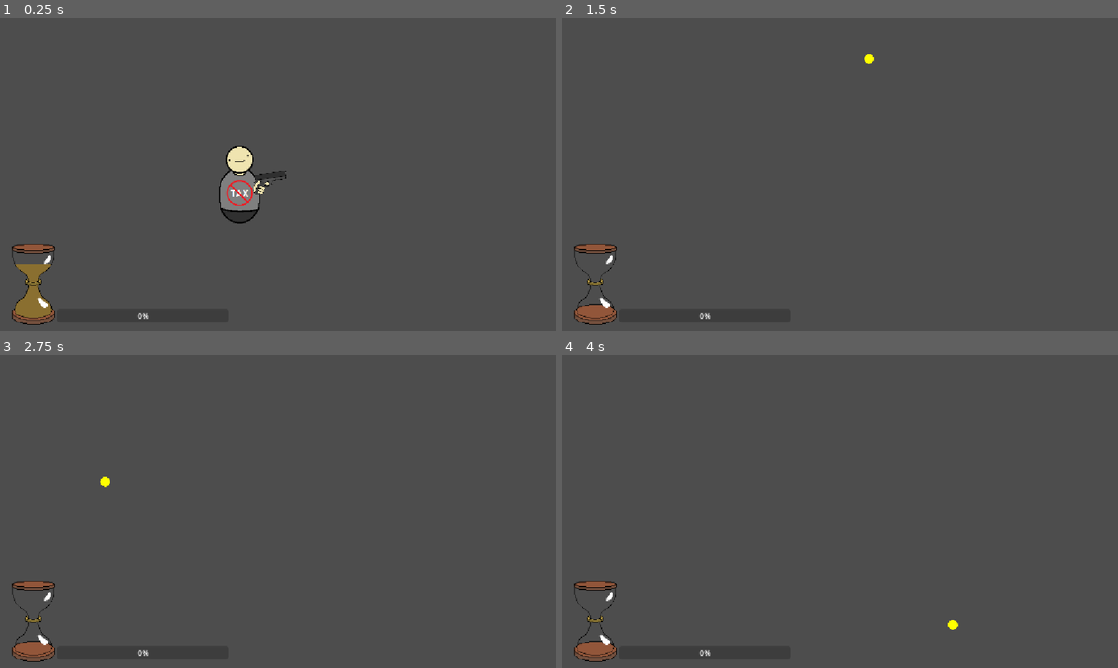
Above: before the commit, frames 1-4 (two rows, left to right).
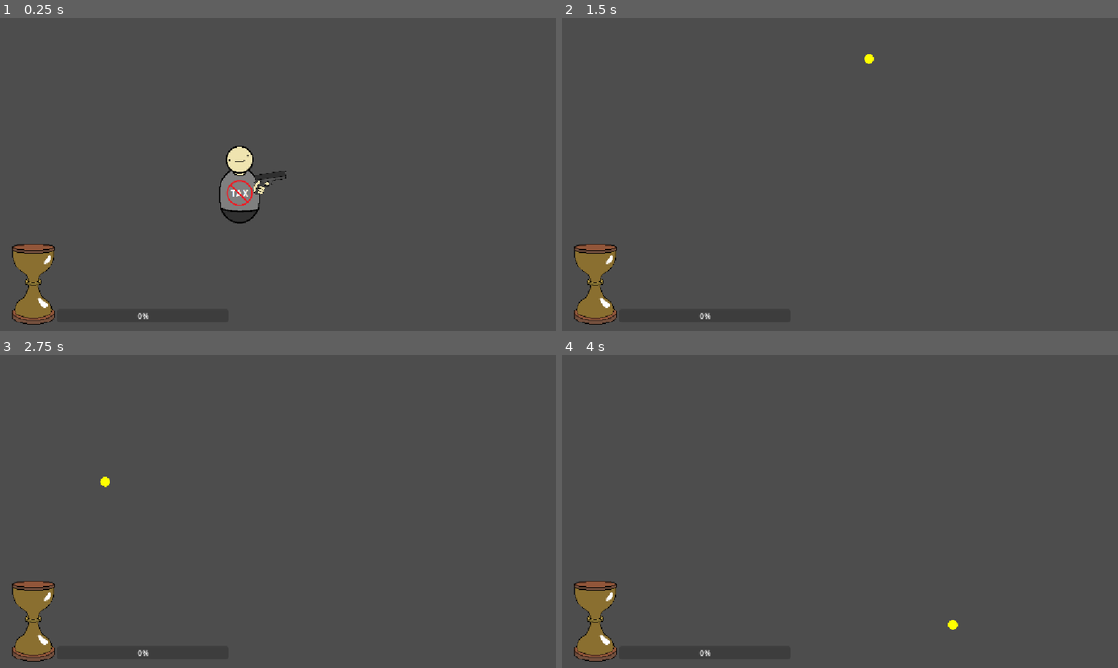
Above: after the commit, the same moments.

Repository: chiefpat450119/GMTK-2026
Game: Godot game, scene res://scenes/test/test_hp_time_bar.tscn
Same seed, same stepped clock (60 frames per second), same inputs: the game is played once before the commit and once after it. This scene is started directly instead of the project's main scene.
Inputs (mouse positions are in pixels of both pictures, inside the frame that each line leads up to):
- Up to frame 1 (0.25 s): no input
- Up to frame 2 (1.5 s): move the mouse to (812, 237) at 0.52 s; hold W (Up) from 0.53 s (still down); click (812, 237) at 0.6 s; move the mouse to (1006, 221) at 1.27 s; click (1006, 221) at 1.35 s
- Up to frame 3 (2.75 s): move the mouse to (111, 464) at 2.02 s; release W (Up) at 2.03 s; hold A (Left) from 2.03 s (still down); click (111, 464) at 2.1 s
- Up to frame 4 (4 s): move the mouse to (867, 511) at 2.77 s; click (867, 511) at 2.85 s; move the mouse to (756, 433) at 3.52 s; release A (Left) at 3.53 s; hold S (Down) from 3.53 s (still down); click (756, 433) at 3.6 s

The runs differ from the first frame. In frame 1, 0.2% of the frame differs, in the area x 2-10%, y 74-79%; in frame 2, 0.8%, in the area x 2-10%, y 74-96%; in frame 3, 0.8%; in frame 4, 0.8%.

Commit message:
Modify decay time and max time

Diff:
--- a/components/time_component.gd
+++ b/components/time_component.gd
@@ -4,7 +4,7 @@
 extends Node
 
 @export var max_time: Stat
-@export var time_decay_scale: Stat
+@export var time_decay_scale: Stat  # Measured in seconds (value of time bar) per second (real life)
 
 @onready var time_left := max_time.current_val()
 
--- a/resources/stats/player_stats/player_max_time_stat.tres
+++ b/resources/stats/player_stats/player_max_time_stat.tres
@@ -5,6 +5,6 @@
 [resource]
 script = ExtResource("1_1eggf")
 stat_name = "Max Time"
-base_val = 120.0
+base_val = 60.0
 min_val = 0.0
 metadata/_custom_type_script = "uid://bnaam37pn33wi"
--- a/resources/stats/player_stats/player_time_decay_scale_stat.tres
+++ b/resources/stats/player_stats/player_time_decay_scale_stat.tres
@@ -5,6 +5,6 @@
 [resource]
 script = ExtResource("1_ydr5s")
 stat_name = "Max Time"
-base_val = 120.0
+base_val = 1.0
 min_val = 0.0
 metadata/_custom_type_script = "uid://bnaam37pn33wi"
